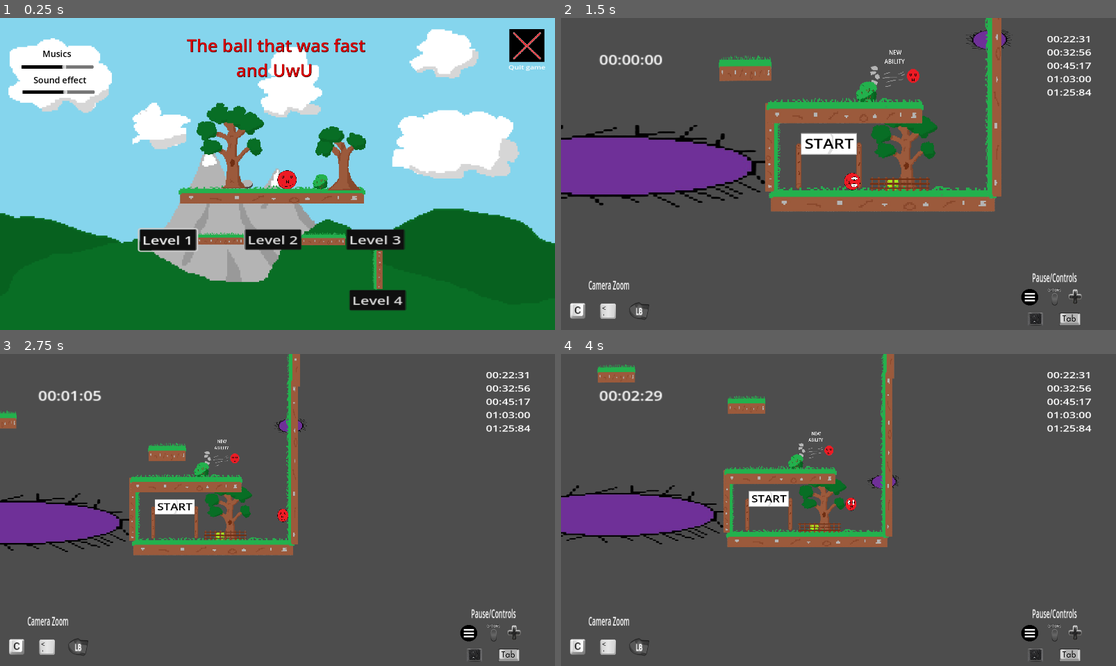
Above: before the commit, frames 1-4 (two rows, left to right).
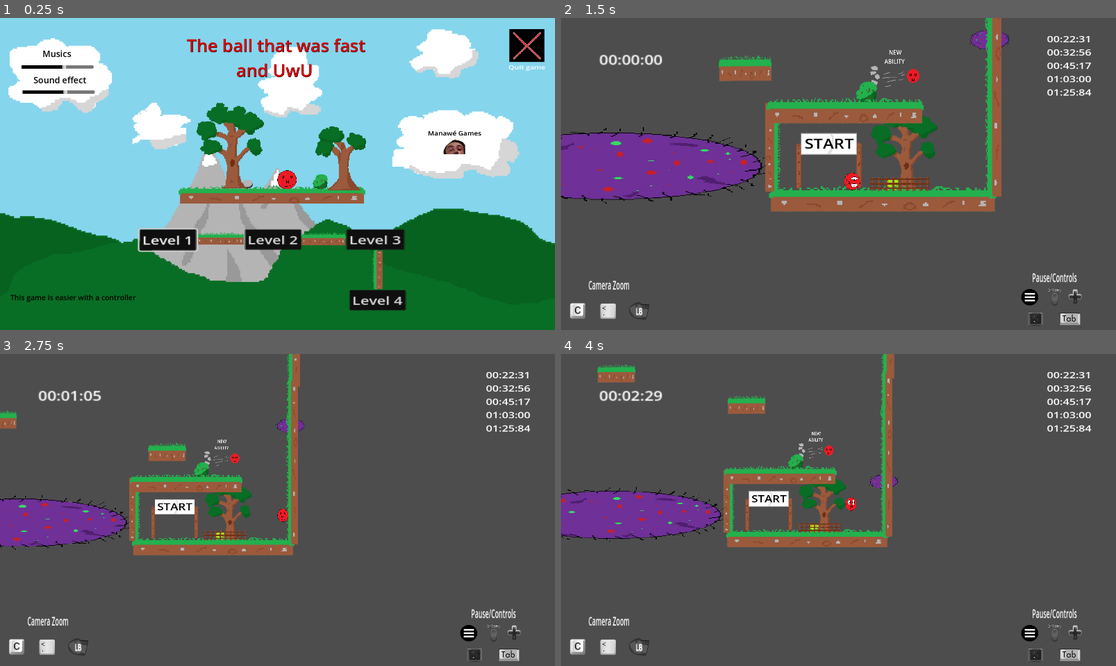
Above: after the commit, the same moments.

Repository: Mahnwe/TheBallThatWasUwU
Game: Godot game, scene res://Scenes/menu.tscn
Same seed, same stepped clock (60 frames per second), same inputs: the game is played once before the commit and once after it. Sound files missing from this copy of the repository are replaced by a short silence.
Inputs (mouse positions are in pixels of both pictures, inside the frame that each line leads up to):
- Up to frame 1 (0.25 s): no input
- Up to frame 2 (1.5 s): click "Level 2" at 0.5 s; tap Enter at 1.25 s; move the mouse to (960, 158) at 1.27 s; hold D (move_right) from 1.28 s (still down); tap F (next_level) at 1.35 s; click (960, 158) at 1.42 s
- Up to frame 3 (2.75 s): keep holding D (move_right); tap Space (jump) at 1.52, 2.27 s; move the mouse to (166, 525) at 2.02 s; tap C (camera_dezoom) at 2.1 s; tap F (next_level) at 2.3 s
- Up to frame 4 (4 s): move the mouse to (894, 441) at 2.77 s; release D (move_right) at 2.78 s; hold A (move_left) 2.78-3.53 s; tap Shift (dash) at 2.85 s; tap F (next_level) at 3.05, 3.6 s; move the mouse to (810, 572) at 3.52 s; hold D (move_right) from 3.53 s (still down); click (810, 572) at 3.67 s; tap Space (jump) at 3.77 s

The runs differ from the first frame. In frame 1, 0.4% of the frame differs, in the area x 1-87%, y 36-92%; in frame 2, 2.1%, in the area x 0-82%, y 3-61%; in frame 3, 1.0%; in frame 4, 1.2%.

Commit message:
Add new sprite for spike, add logo and controller advice in menu, add water scene with scripts and add it in levels,

Diff:
--- a/Ressources/timer_rank_data_level1.json
+++ b/Ressources/timer_rank_data_level1.json
@@ -1 +1 @@
-[11.733,20.250,35.875,55.654,80.612]
+[10.733,20.250,35.875,55.654,80.612]
--- a/Scenes/level1.tscn
+++ b/Scenes/level1.tscn
@@ -25,7 +25,7 @@
 [ext_resource type="AudioStream" uid="uid://6xooaq2m07s0" path="res://Sound/Musics/Level1Music.mp3" id="23_c437v"]
 [ext_resource type="AudioStream" uid="uid://crdwni6w5i6a8" path="res://Sound/Musics/Level1DeadWayMusic.mp3" id="24_yla18"]
 [ext_resource type="AudioStream" uid="uid://bhhey4go1rtwq" path="res://Sound/Musics/PauseMusic.wav" id="25_wl8uo"]
-[ext_resource type="Texture2D" uid="uid://csqonqdu7jcj6" path="res://Arts/WaterSprite/WaterSprite-removebg-preview.png" id="26_d12tp"]
+[ext_resource type="PackedScene" uid="uid://b2qahpahlymyk" path="res://Scenes/water.tscn" id="26_0uo4e"]
 
 [sub_resource type="RectangleShape2D" id="RectangleShape2D_dphvp"]
 size = Vector2(107, 19)
@@ -146,7 +146,7 @@
 [node name="Spike3" parent="." instance=ExtResource("6_mp22g")]
 position = Vector2(1503, 987)
 rotation = 1.5708
-scale = Vector2(0.925257, 12.0947)
+scale = Vector2(0.925257, 9.5347)
 
 [node name="Wall2" parent="." instance=ExtResource("10_8ng8k")]
 position = Vector2(-1664, 500)
@@ -268,8 +268,7 @@
 scale = Vector2(0.239996, 0.224071)
 
 [node name="Spike13" parent="." instance=ExtResource("6_mp22g")]
-position = Vector2(-36, 217)
-rotation = -3.11517
+position = Vector2(-62, 112)
 scale = Vector2(0.211275, 0.327061)
 
 [node name="Spike15" parent="." instance=ExtResource("6_mp22g")]
@@ -283,8 +282,7 @@
 scale = Vector2(0.248274, 0.23393)
 
 [node name="Spike17" parent="." instance=ExtResource("6_mp22g")]
-position = Vector2(111, 89)
-rotation = 3.11883
+position = Vector2(68, 5)
 scale = Vector2(0.230768, 0.285546)
 
 [node name="Spike18" parent="." instance=ExtResource("6_mp22g")]
@@ -347,7 +345,7 @@
 [node name="Spike24" parent="." instance=ExtResource("6_mp22g")]
 position = Vector2(-3446, 1150)
 rotation = -1.5708
-scale = Vector2(1, 11.08)
+scale = Vector2(1, 9.6)
 
 [node name="Wall11" parent="." instance=ExtResource("10_8ng8k")]
 position = Vector2(-1074, 895)
@@ -701,10 +699,9 @@
 position = Vector2(-944.5, 579.5)
 shape = SubResource("RectangleShape2D_bt6b5")
 
-[node name="Water" type="Sprite2D" parent="."]
-position = Vector2(531.813, -133)
-scale = Vector2(0.292466, 0.26357)
-texture = ExtResource("26_d12tp")
+[node name="Water" parent="." instance=ExtResource("26_0uo4e")]
+position = Vector2(533, -133)
+scale = Vector2(0.297265, 0.26905)
 
 [connection signal="player_exited_game_area" from="GameArea" to="." method="_on_game_area_player_exited_game_area"]
 [connection signal="player_exited_start_area" from="StartArea" to="." method="_on_start_area_player_exited_start_area"]
@@ -749,6 +746,7 @@
 [connection signal="spike_hit" from="Spike35" to="." method="_on_spike_spike_hit"]
 [connection signal="spike_hit" from="Spike36" to="." method="_on_spike_spike_hit"]
 [connection signal="spike_hit" from="Spike37" to="." method="_on_spike_spike_hit"]
+[connection signal="next_level_pressed" from="Finish" to="." method="_on_finish_next_level_pressed"]
 [connection signal="player_entered" from="Finish" to="." method="_on_finish_player_entered"]
 [connection signal="body_entered" from="TriggerDeadWayMusic" to="." method="_on_trigger_dead_way_music_body_entered"]
 [connection signal="finished" from="PauseMusic" to="." method="_on_pause_music_finished"]
--- a/Scenes/level2.tscn
+++ b/Scenes/level2.tscn
@@ -820,5 +820,6 @@
 [connection signal="spike_hit" from="SpikePatrol8/PathFollow2D/Spike" to="." method="_on_spike_spike_hit"]
 [connection signal="spike_hit" from="SpikePatrol9/PathFollow2D/Spike" to="." method="_on_spike_spike_hit"]
 [connection signal="spike_hit" from="SpikePatrol10/PathFollow2D/Spike" to="." method="_on_spike_spike_hit"]
+[connection signal="next_level_pressed" from="Finish" to="." method="_on_finish_next_level_pressed"]
 [connection signal="player_entered" from="Finish" to="." method="_on_finish_player_entered"]
 [connection signal="finished" from="PauseMusic" to="." method="_on_pause_music_finished"]
--- a/Scenes/level3.tscn
+++ b/Scenes/level3.tscn
@@ -27,7 +27,7 @@
 [ext_resource type="AudioStream" uid="uid://bhhey4go1rtwq" path="res://Sound/Musics/PauseMusic.wav" id="25_kcefb"]
 [ext_resource type="PackedScene" uid="uid://b6k3vbroiylq0" path="res://Scenes/palm.tscn" id="27_lrvx7"]
 [ext_resource type="PackedScene" uid="uid://ndx4cg0d8fn8" path="res://Scenes/barrel.tscn" id="28_gq5he"]
-[ext_resource type="Texture2D" uid="uid://csqonqdu7jcj6" path="res://Arts/WaterSprite/WaterSprite-removebg-preview.png" id="28_odqcv"]
+[ext_resource type="PackedScene" uid="uid://b2qahpahlymyk" path="res://Scenes/water.tscn" id="29_bvghq"]
 
 [sub_resource type="Curve2D" id="Curve2D_5ndjq"]
 _data = {
@@ -991,15 +991,13 @@
 position = Vector2(1182, -740)
 scale = Vector2(0.4, 0.399999)
 
-[node name="WaterSprite" type="Sprite2D" parent="."]
-position = Vector2(348, -624)
-scale = Vector2(0.25048, 0.284969)
-texture = ExtResource("28_odqcv")
-
-[node name="Sprite2D" type="Sprite2D" parent="WaterSprite"]
-position = Vector2(4064.2, 0)
-scale = Vector2(1.35968, 1)
-texture = ExtResource("28_odqcv")
+[node name="Water" parent="." instance=ExtResource("29_bvghq")]
+position = Vector2(347, -623)
+scale = Vector2(0.261036, 0.300626)
+
+[node name="Water2" parent="Water" instance=ExtResource("29_bvghq")]
+position = Vector2(3905.58, 0)
+scale = Vector2(1.22794, 1)
 
 [connection signal="player_exited_game_area" from="GameArea" to="." method="_on_game_area_player_exited_game_area"]
 [connection signal="player_exited_start_area" from="StartArea" to="." method="_on_start_area_player_exited_start_area"]
@@ -1011,6 +1009,7 @@
 [connection signal="spike_hit" from="Spike2" to="." method="_on_spike_spike_hit"]
 [connection signal="spike_hit" from="Spike3" to="." method="_on_spike_spike_hit"]
 [connection signal="player_entered" from="SavePoint2" to="." method="_on_save_point_player_entered"]
+[connection signal="next_level_pressed" from="Finish" to="." method="_on_finish_next_level_pressed"]
 [connection signal="player_entered" from="Finish" to="." method="_on_finish_player_entered"]
 [connection signal="spike_hit" from="Spike5" to="." method="_on_spike_spike_hit"]
 [connection signal="spike_hit" from="Spike5/Spike" to="." method="_on_spike_spike_hit"]
--- a/Scenes/level4.tscn
+++ b/Scenes/level4.tscn
@@ -12,6 +12,7 @@
 [ext_resource type="PackedScene" uid="uid://dbw0bo2bhp0uc" path="res://Scenes/rock_wall.tscn" id="10_1n5pj"]
 [ext_resource type="AudioStream" uid="uid://bhhey4go1rtwq" path="res://Sound/Musics/PauseMusic.wav" id="11_6dpcl"]
 [ext_resource type="AudioStream" uid="uid://06ksrea8xsdh" path="res://Sound/Effects/TELEPORT.mp3" id="12_qxyrk"]
+[ext_resource type="PackedScene" uid="uid://b2qahpahlymyk" path="res://Scenes/water.tscn" id="14_dax5u"]
 
 [node name="level4" type="Node2D"]
 script = ExtResource("1_aw8g7")
@@ -21,6 +22,7 @@
 scale = Vector2(0.679995, 0.8)
 
 [node name="Player" parent="." instance=ExtResource("2_wulbk")]
+z_index = 2
 position = Vector2(-3065, -1551)
 scale = Vector2(0.717345, 0.442253)
 
@@ -31,12 +33,17 @@
 offset_right = -692.833
 offset_bottom = -669.3
 
+[node name="platform5" parent="." instance=ExtResource("4_3b0rq")]
+position = Vector2(-2682, -1453)
+scale = Vector2(1.15733, 0.962253)
+
 [node name="platform" parent="." instance=ExtResource("4_3b0rq")]
 position = Vector2(-3166, -1505)
+scale = Vector2(0.817877, 1)
 
 [node name="platform2" parent="." instance=ExtResource("4_3b0rq")]
-position = Vector2(-2205, -1504)
-scale = Vector2(0.360002, 1)
+position = Vector2(-2372, -1507)
+scale = Vector2(0.240002, 1)
 
 [node name="Wall" parent="." instance=ExtResource("6_sti7m")]
 position = Vector2(-1699, -2143)
@@ -55,7 +62,7 @@
 position = Vector2(-3147, -2127)
 
 [node name="Portal1" parent="." instance=ExtResource("8_cv4mv")]
-position = Vector2(-2005, -1481)
+position = Vector2(-2238, -1497)
 
 [node name="platform3" parent="." instance=ExtResource("9_ujhmm")]
 position = Vector2(-2697, -1198)
@@ -74,6 +81,14 @@
 [node name="PortalSound" type="AudioStreamPlayer" parent="." groups=["sound_effect_group"]]
 stream = ExtResource("12_qxyrk")
 
+[node name="platform4" parent="." instance=ExtResource("9_ujhmm")]
+position = Vector2(-2179, -1121)
+scale = Vector2(0.6, 1)
+
+[node name="Water" parent="." instance=ExtResource("14_dax5u")]
+position = Vector2(-2283, -1378)
+scale = Vector2(1.34783, 0.207724)
+
 [connection signal="player_exited_start_area" from="StartArea" to="." method="_on_start_area_player_exited_start_area"]
 [connection signal="continue_is_clicked" from="Player/Pause" to="." method="_on_pause_continue_is_clicked"]
 [connection signal="spike_hit" from="Spike" to="." method="_on_spike_spike_hit"]
--- a/Scenes/menu.tscn
+++ b/Scenes/menu.tscn
@@ -13,6 +13,7 @@
 [ext_resource type="Texture2D" uid="uid://u2luvsnkt20j" path="res://Arts/BackgroundSprite/NewBackgroundSprite.png" id="10_7awvj"]
 [ext_resource type="AudioStream" uid="uid://bf3f1t5hsvtmq" path="res://Sound/Musics/MenuMusic.mp3" id="12_m2qtk"]
 [ext_resource type="AudioStream" uid="uid://bcvsiyte7tk2m" path="res://Sound/Effects/ButtonEffect.wav" id="13_owrtn"]
+[ext_resource type="Texture2D" uid="uid://dppm116nblrv2" path="res://Arts/DevSprite/Dev-Lurk.png" id="14_45jmy"]
 
 [sub_resource type="CanvasTexture" id="CanvasTexture_qbksh"]
 
@@ -254,6 +255,30 @@
 focus_previous = NodePath("../MusicSlider")
 theme_override_styles/grabber_area = SubResource("StyleBoxTexture_osuf5")
 max_value = 5.0
+
+[node name="Logo" type="Sprite2D" parent="."]
+position = Vector2(1571, 437)
+scale = Vector2(0.6875, 0.633929)
+texture = ExtResource("14_45jmy")
+
+[node name="Label" type="Label" parent="Logo"]
+offset_left = -132.364
+offset_top = -85.1831
+offset_right = 252.636
+offset_bottom = -16.1831
+theme_override_colors/font_color = Color(0, 0, 0, 1)
+theme_override_font_sizes/font_size = 35
+text = "Manawé Games"
+
+[node name="ControllerAdvice" type="Label" parent="."]
+layout_mode = 0
+offset_left = 36.0
+offset_top = 950.0
+offset_right = 469.0
+offset_bottom = 985.0
+theme_override_colors/font_color = Color(0, 0, 0, 1)
+theme_override_font_sizes/font_size = 25
+text = "This game is easier with a controller"
 
 [connection signal="focus_entered" from="Level1Button" to="." method="_on_button_focus_entered"]
 [connection signal="gui_input" from="Level1Button" to="." method="_on_level_1_button_gui_input"]
--- a/Scenes/portal.tscn
+++ b/Scenes/portal.tscn
@@ -8,6 +8,7 @@
 height = 106.0
 
 [node name="Portal" type="Area2D"]
+z_index = 3
 script = ExtResource("1_154cg")
 
 [node name="Sprite2D" type="Sprite2D" parent="."]
--- a/Scenes/spike.tscn
+++ b/Scenes/spike.tscn
@@ -1,16 +1,16 @@
 [gd_scene load_steps=6 format=3 uid="uid://bo7nw1yq804xk"]
 
 [ext_resource type="Script" path="res://Scripts/SpikeNode.gd" id="1_3ktyq"]
-[ext_resource type="Texture2D" uid="uid://w3bje26qbe3s" path="res://Arts/SpritesSpike/SpriteSpike-removebg-preview.png" id="1_pctg2"]
+[ext_resource type="Texture2D" uid="uid://bal74hmuc6h4p" path="res://Arts/SpritesSpike/NewSpikeSprite-removebg-preview.png" id="2_v43hj"]
 
 [sub_resource type="PhysicsMaterial" id="PhysicsMaterial_1o7nn"]
 
 [sub_resource type="CapsuleShape2D" id="CapsuleShape2D_qotw6"]
-radius = 51.0
-height = 236.0
+radius = 52.0
+height = 242.0
 
 [sub_resource type="CapsuleShape2D" id="CapsuleShape2D_bks7e"]
-radius = 55.0
+radius = 52.0
 height = 240.0
 
 [node name="Spike" type="StaticBody2D" groups=["spike_group"]]
@@ -21,11 +21,12 @@
 [node name="CollisionShape2D" type="CollisionShape2D" parent="."]
 position = Vector2(79, 138)
 shape = SubResource("CapsuleShape2D_qotw6")
+disabled = true
 
 [node name="Sprite2D" type="Sprite2D" parent="."]
-position = Vector2(77, 136)
-scale = Vector2(0.490066, 0.494424)
-texture = ExtResource("1_pctg2")
+position = Vector2(78, 138.5)
+scale = Vector2(0.337662, 0.397218)
+texture = ExtResource("2_v43hj")
 
 [node name="SpikeArea" type="Area2D" parent="."]
 
--- /dev/null
+++ b/Scenes/water.tscn
@@ -0,0 +1,21 @@
+[gd_scene load_steps=4 format=3 uid="uid://b2qahpahlymyk"]
+
+[ext_resource type="Texture2D" uid="uid://csqonqdu7jcj6" path="res://Arts/WaterSprite/WaterSprite-removebg-preview.png" id="1_1lmky"]
+[ext_resource type="Script" path="res://Scripts/water.gd" id="2_g4o76"]
+
+[sub_resource type="RectangleShape2D" id="RectangleShape2D_1jlby"]
+size = Vector2(492.759, 453.071)
+
+[node name="Water" type="Sprite2D"]
+scale = Vector2(0.513436, 0.183194)
+texture = ExtResource("1_1lmky")
+script = ExtResource("2_g4o76")
+
+[node name="Area2D" type="Area2D" parent="."]
+
+[node name="CollisionShape2D" type="CollisionShape2D" parent="Area2D"]
+position = Vector2(2.9215, -2.72936)
+shape = SubResource("RectangleShape2D_1jlby")
+
+[connection signal="body_entered" from="Area2D" to="." method="_on_area_2d_body_entered"]
+[connection signal="body_exited" from="Area2D" to="." method="_on_area_2d_body_exited"]
--- /dev/null
+++ b/Scripts/water.gd
@@ -0,0 +1,27 @@
+extends Sprite2D
+
+
+# Called when the node enters the scene tree for the first time.
+func _ready():
+	pass
+
+
+# Called every frame. 'delta' is the elapsed time since the previous frame.
+func _process(_delta):
+	pass
+
+
+func _on_area_2d_body_entered(body):
+	if body.name == "Player":
+		self.self_modulate.a = 0.8
+		self.self_modulate.a = 0.5
+		print(body.z_index)
+		body.z_index = 0
+
+
+func _on_area_2d_body_exited(body):
+	if body.name == "Player":
+		self.self_modulate.a = 0.8
+		self.self_modulate.a = 1.0
+		print(body.z_index)
+		body.z_index = 2
Binary file added: Arts/DevSprite/Dev-Lurk.png
Not shown, changed: Arts/DevSprite/Dev-Lurk.png.import
Binary file added: Arts/SpritesSpike/NewSpikeSprite-removebg-preview.png
Not shown, added: Arts/SpritesSpike/NewSpikeSprite-removebg-preview.png.import
Binary file added: Arts/SpritesSpike/NewSpikeSprite.png
Not shown, changed: Arts/SpritesSpike/NewSpikeSprite.png.import
Binary file removed: Arts/SpritesSpike/SpriteSpike-removebg-preview.png
Binary file removed: Arts/SpritesSpike/SpriteSpike.png
Not shown: 1 places in Scenes/level4.tscn that only renumber resources
Not shown: 1 places in Scenes/menu.tscn that only renumber resources
